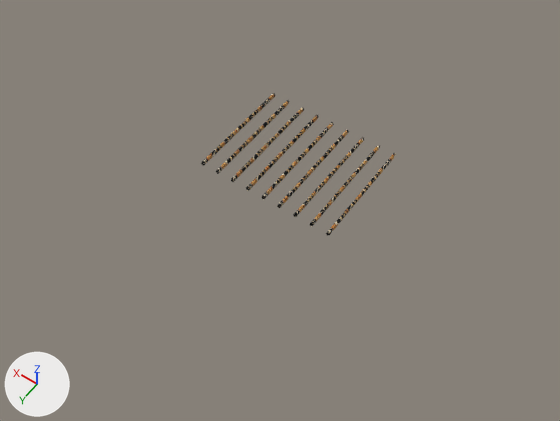
An edit to the Blender file Graph/BG/Cardboard_01.blend, drawn before and after from the same camera.
Camera for both pictures: a 50 mm lens placed at (-2.67, 4.05, 5.43), pointed at (-0.09, 0.44, -0.25). Every picture has the same lights, and +X, +Y and +Z are marked at lower left. The same objects are shown in both versions, whatever each file hides.

The scene before the commit, as lines of its bpy script (objects in view):
```python
me_cube_010 = bpy.data.meshes.new('Cube.010')
me_cube_010.from_pydata(...)  # 108 vertices, 54 faces; spans x 0.215..1.643, y -0.568..0.568, z -0.021..0.021
me_cube_010.polygons.foreach_set('use_smooth', [True] * 54)
me_cube_010.materials.append(mat_m_cardboard_toothpick_01)
ob_cardboard_grid_toothpick_01 = bpy.data.objects.new('Cardboard_Grid_Toothpick_01', me_cube_010)
ob_cardboard_grid_toothpick_01.location = (-0.928, 0.0, 0.0)
```
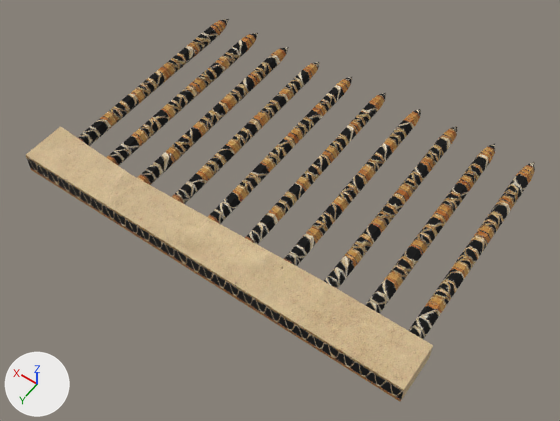
Edits to the bpy script that builds the scene:
```text
Add me_cube_018:
    me_cube_018.from_pydata(...)  # 190 vertices, 180 faces; spans x -1.87..1.87, y -1.25..1.14, z -0.06..0.06
    me_cube_018.polygons.foreach_set('use_smooth', [True] * 180)
    me_cube_018.materials.append(mat_m_cardboard_toothpick_01)
Add me_cube_007:
    me_cube_007.from_pydata(...)  # 20 vertices, 18 faces; spans x -1.97..2.03, y 1.05..1.5, z -0.11..0.11
    me_cube_007.polygons.foreach_set('use_smooth', [True] * 18)
    # faces by material slot: [10, 8]
    me_cube_007.materials.append(mat_m_cardboard_surface_01)
    me_cube_007.materials.append(mat_m_cardboard_side_01)
Change ob_cardboard_grid_toothpick_01:
    ob_cardboard_grid_toothpick_01: bpy.data.objects.new('Cardboard_Grid_Toothpick_01', me_cube_010) -> bpy.data.objects.new('Cardboard_Grid_Toothpick_01', me_cube_018)
    ob_cardboard_grid_toothpick_01.location: (-0.928, 0.0, 0.0) -> (0.0, 0.0, 0.0)
Add ob_cardboard_grid_01_001:
    ob_cardboard_grid_01_001 = bpy.data.objects.new('Cardboard_Grid_01.001', me_cube_007)
    ob_cardboard_grid_01_001.location = (0.0, 0.0, 0.0)
```

Pixel boxes [x1, y1, x2, y2] of what changed, in the pictures (560 x 421 px):
'Cardboard_Grid_Toothpick_01', reshaped, moved (134% wider, 123% taller)
    before: [201, 93, 396, 236]
    after: [77, 19, 535, 339]
'Cardboard_Grid_01.001', added
    after: [26, 126, 433, 402]
    faces in mat_m_cardboard_surface_01: [26, 126, 433, 402]
    faces in mat_m_cardboard_side_01: [26, 156, 404, 401]
